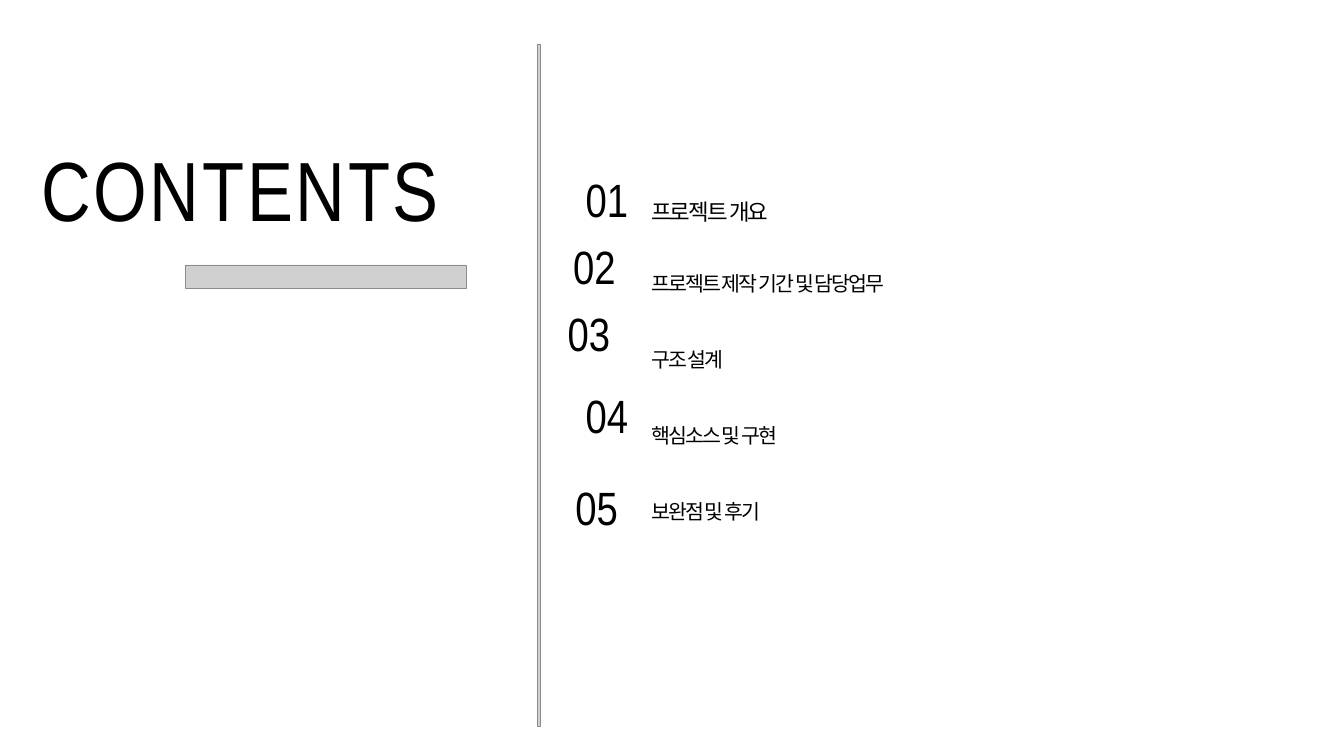
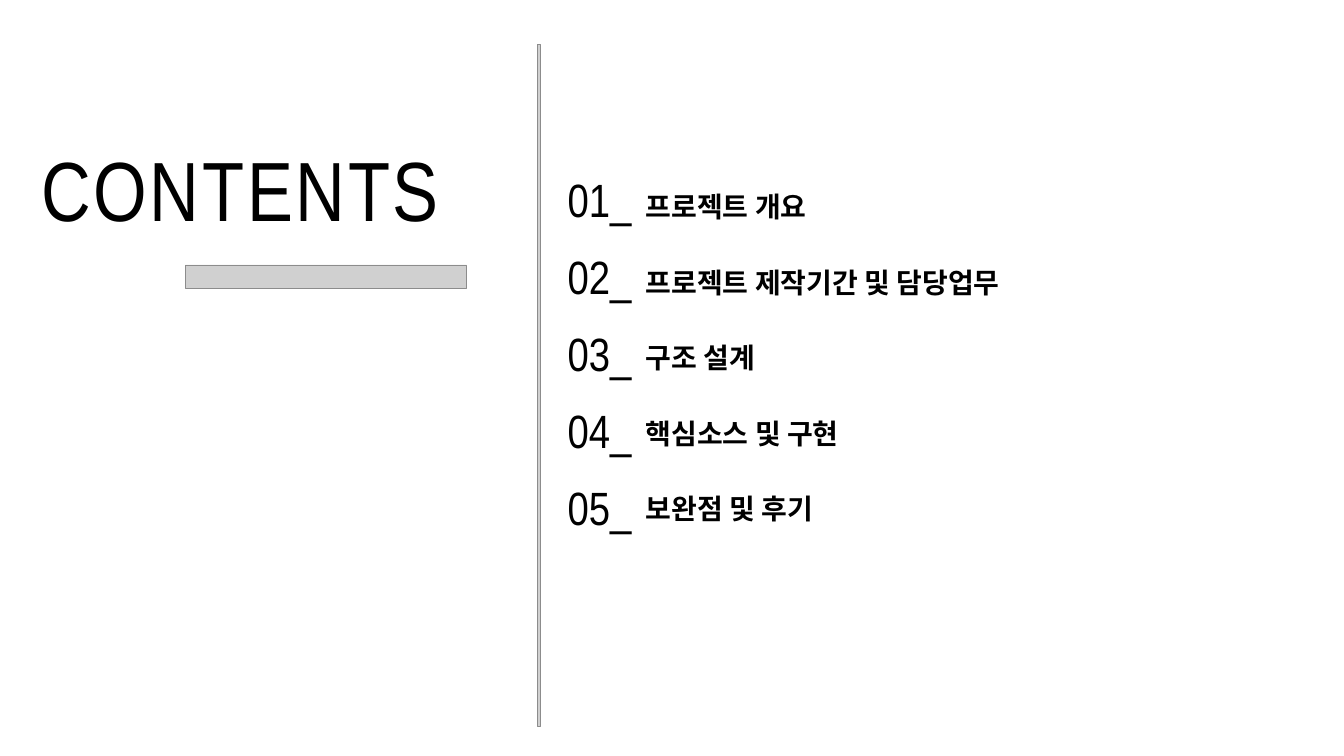
Before and after one commit to jihokim86/-team3-1st-_-project, a slide deck: slide 2 of CLI_직원관리프로그램.pptx. Drawn at 1344x756 pixels with LibreOffice and Linux fonts; fonts in the diff are those of the drawing; grey boxes stand for pictures. Boxes give left, top, right and bottom in pixels: in the first picture for what was removed or moved away, otherwise in the second. Text is boxed around its words. In the diff, an @@ line names an element or a change of style, - is before the commit and + after.

```diff
--- a/CLI_직원관리프로그램.pptx
+++ b/CLI_직원관리프로그램.pptx
@@ text at box(568, 184, 632, 226): text changed @@
-01
+01_
@@ text "프로젝트 개요": place and size @@
-text "프로젝트 개요" at box(651, 201, 768, 222)
+text "프로젝트 개요" at box(646, 193, 807, 220)
@@ text "프로젝트 개요" at box(646, 193, 807, 220): size 24 to 30 pt, letter spacing -2 to 0 pt, bold on @@
@@ text at box(568, 261, 632, 303): text changed @@
-02
+02_
@@ text at box(646, 269, 1000, 296): text changed; size 22 to 30 pt; bold on @@
-프로젝트 제작 기간 및 담당업무
+프로젝트 제작기간 및 담당업무
@@ text at box(568, 338, 632, 381): text changed @@
-03
+03_
@@ size 22 to 30 pt, letter spacing -2 to 0 pt, bold on in 3 elements at box(646, 420, 839, 447), box(646, 495, 812, 522), box(646, 344, 756, 371) @@
@@ text at box(568, 415, 632, 458): text changed @@
-04
+04_
@@ text at box(568, 492, 632, 535): text changed @@
-05
+05_
```
Also in this commit, not shown: 9 other slides changed, 6 slides added, 2 other files.
